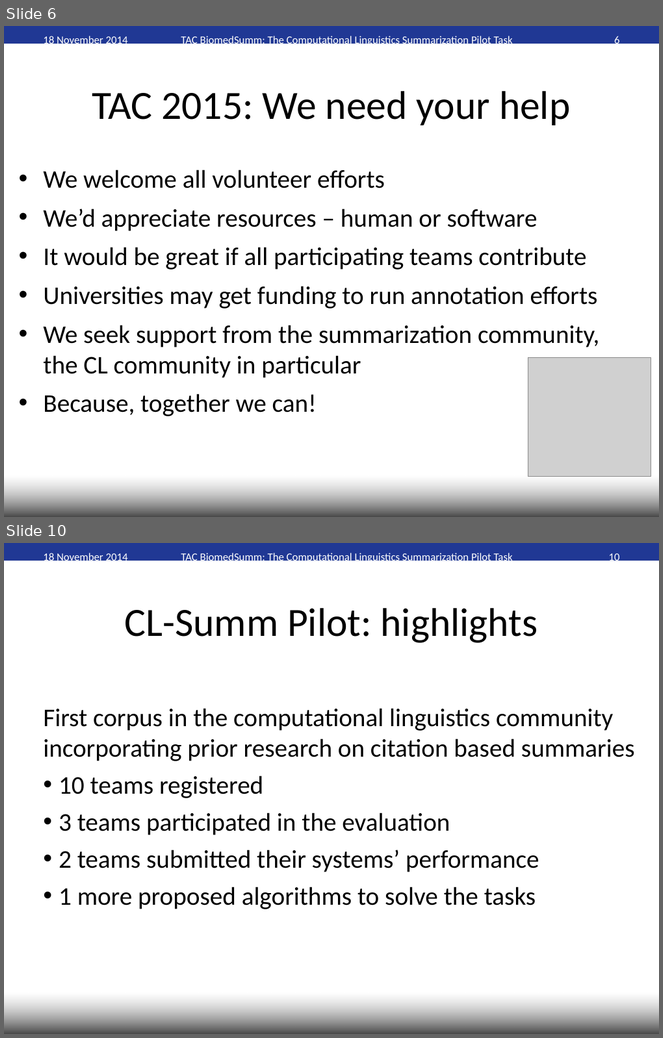
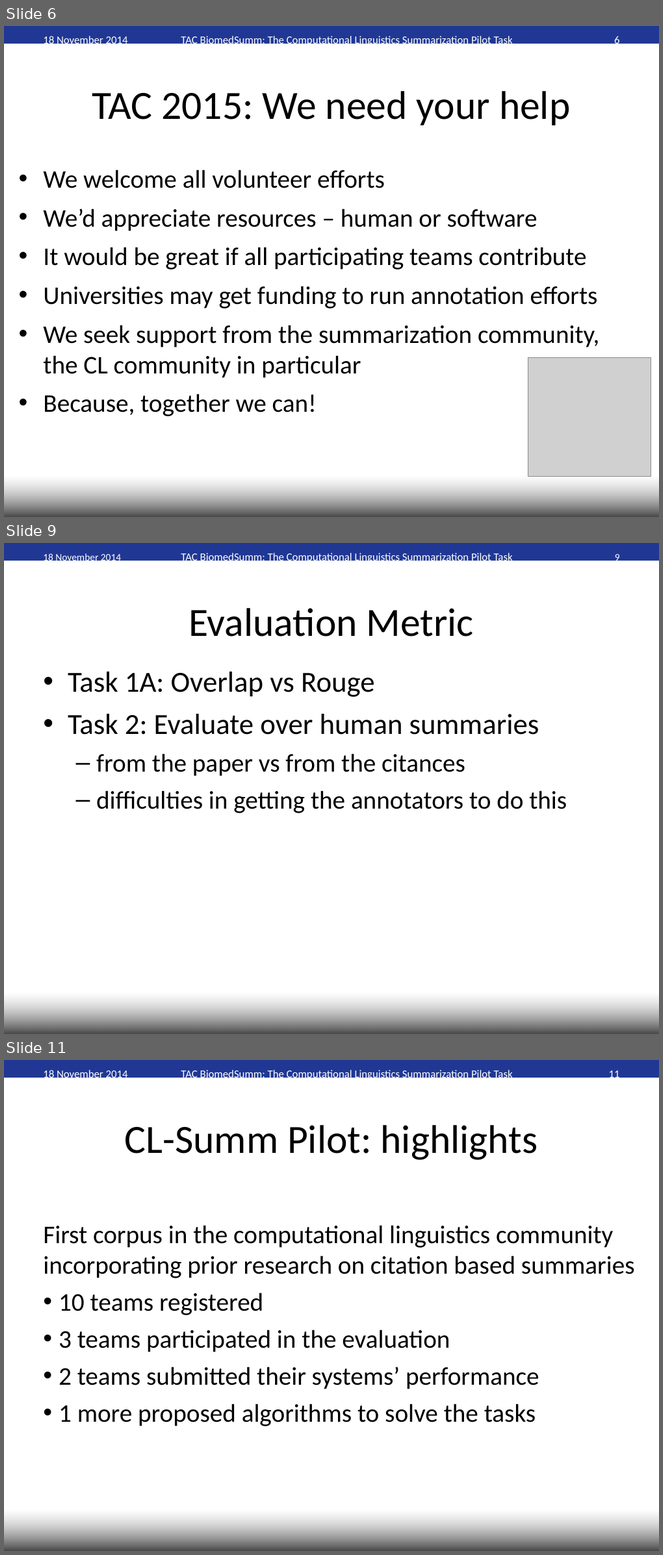
Before and after one commit to WING-NUS/scisumm-corpus, a slide deck: workshop_paper/TAC2014-planning.ppt. Shown one above the other, each under a label of ours: slides 6 and 10 before the commit, slides 6, 9 and 11 after it; the slides between them are not shown. The pictures are 663x1038 and 663x1555 pixels, drawn with LibreOffice and Linux fonts; fonts in the diff are those of the drawing; grey boxes stand for pictures; background and template pictures are left out. Boxes give left, top, right and bottom in pixels: in the first picture for what was removed or moved away, otherwise in the second. Text is boxed around its words. In the diff, an @@ line names an element or a change of style, - is before the commit and + after.

```diff
--- a/workshop_paper/TAC2014-planning.ppt
+++ b/workshop_paper/TAC2014-planning.ppt
@@ slide 9 added at (4,543,659,1034), background #FFFFFF; not listed: 2 template elements that a slide beside it also shows @@
@@ text added at (43,552,121,564), 11 pt, text #FFFFFF @@
+18 November 2014
@@ text added at (181,552,513,564), 12 pt, text #FFFFFF @@
+TAC BiomedSumm: The Computational Linguistics Summarization Pilot Task
@@ page number added at (615,552,620,564), 11 pt, text #FFFFFF @@
+9
@@ title added at (189,608,474,637), 44 pt, text #000000 @@
+Evaluation Metric
@@ text added at (68,672,567,813), 28 pt, text #000000 @@
+• Task 1A: Overlap vs Rouge
+• Task 2: Evaluate over human summaries
+  – from the paper vs from the citances
+  – difficulties in getting the annotators to do this
@@ what was slide 10 is now slide 11 @@
@@ page number at (609,1070,620,1081): text changed @@
-10
+11
```
Also in this commit, not shown: 5 slides changed, 1 other file.
